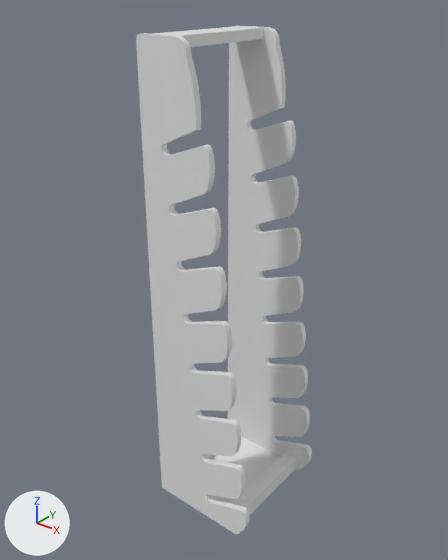
Two versions of the glTF model frontend/assets/things/models/meuble-skate.glb, one commit apart.
Both versions are drawn from a 50 mm camera at (0.935, -1.224, 1.461) aimed at (-0.033, -0.014, 0.71). Every picture has the same lights, and +X, +Y and +Z are marked at lower left. The picture after the commit comes second. Materials are left out; every surface is plain grey. Where no turn or scale is listed for an object, it has been applied to the vertices. Vertices at exactly the same position are counted once.

Names of what the first picture shows: 'Mesh_1', 'Mesh_2', 'Mesh_3', 'Mesh_4', 'fond', 'panneau-peint-chant', 'panneau-pin-chant', 'traverse-bas-avant', 'traverse-haut'.
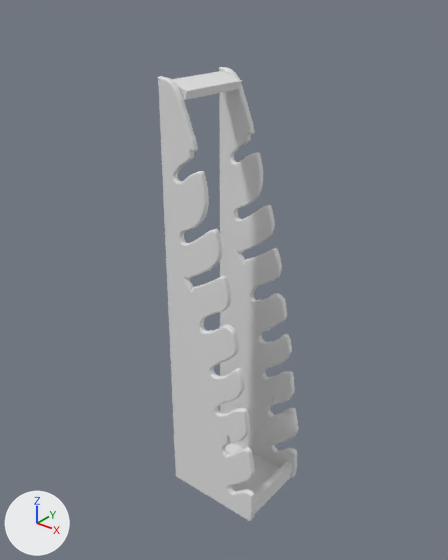
Where the newer file only moved an object's origin or applied its transform, the numbers keep the older frame.

Location of each change, (x1, y1, x2, y2) in pixels of the pictures (448 x 560 px):
'Mesh_4', deleted
    before: (136, 34, 246, 534)
'Mesh_2', deleted
    before: (228, 26, 309, 470)
'panneau-peint', now drawn
    after: (158, 76, 255, 521)
'panneau-pin', now drawn
    after: (219, 67, 299, 478)
'panneau-pin-chant', deleted
    before: (144, 33, 250, 533)
'traverse-haut', reshaped (35% narrower, 36% taller)
    before: (154, 26, 263, 47)
    after: (172, 71, 242, 100)
'panneau-peint-chant', deleted
    before: (237, 25, 312, 468)
'fond', rescaled
    before: (211, 436, 280, 504)
    after: (225, 443, 279, 493)
'traverse-bas-avant', moved, rescaled
    before: (232, 452, 296, 515)
    after: (254, 462, 291, 514)
'Mesh_3', deleted
    before: (174, 35, 250, 516)
'Mesh_1', deleted
    before: (275, 38, 311, 448)

Diff of the bpy script that builds the scene:
```diff
--- a/frontend/assets/things/models/meuble-skate.glb.py
+++ b/frontend/assets/things/models/meuble-skate.glb.py
@@ me_mesh_5 @@
-me_mesh_5.from_pydata(...)  # 8 vertices, 12 faces; spans x -0.045..0.045, y -0.16..0.16, z -0.013..0.013
-me_mesh_5.vertices[0].co = (0.045, -0.16, 0.013)  # pixel (177, 36)
-me_mesh_5.vertices[1].co = (0.045, 0.16, 0.013)  # pixel (263, 27)
-me_mesh_5.vertices[2].co = (0.045, -0.16, -0.013)
-me_mesh_5.vertices[3].co = (0.045, 0.16, -0.013)  # pixel (262, 38)
-me_mesh_5.vertices[4].co = (-0.045, 0.16, 0.013)  # pixel (235, 26)
-me_mesh_5.vertices[5].co = (-0.045, -0.16, 0.013)  # pixel (147, 33)
-me_mesh_5.vertices[6].co = (-0.045, 0.16, -0.013)
-me_mesh_5.vertices[7].co = (-0.045, -0.16, -0.013)
+me_mesh_5.from_pydata(...)  # 8 vertices, 12 faces; spans x -0.057..0.013, y -0.098..0.116, z -0.134..-0.094
+# me_mesh_5 part 1
+me_mesh_5.vertices[0].co = (0.013, -0.098, -0.113)  # pixel (186, 91)
+me_mesh_5.vertices[1].co = (0.013, 0.116, -0.113)  # pixel (241, 80)
+me_mesh_5.vertices[2].co = (0.006, -0.098, -0.134)  # pixel (185, 99)
+me_mesh_5.vertices[3].co = (0.006, 0.116, -0.134)  # pixel (239, 88)
+me_mesh_5.vertices[4].co = (-0.05, 0.116, -0.094)  # pixel (222, 70)
+me_mesh_5.vertices[5].co = (-0.05, -0.098, -0.094)
+me_mesh_5.vertices[6].co = (-0.057, 0.116, -0.115)
+me_mesh_5.vertices[7].co = (-0.057, -0.098, -0.115)
@@ me_mesh_7 @@
-me_mesh_7.from_pydata(...)  # 8 vertices, 12 faces; spans x -0.022..0.022, y -0.16..0.16, z -0.022..0.022
+me_mesh_7.from_pydata(...)  # 8 vertices, 12 faces; spans x -0.01..0.01, y -0.107..0.107, z -0.027..0.027
+# me_mesh_7 part 2: the whole mesh is scaled about its middle by (0.444, 0.669, 1.22)
@@ me_mesh_8 @@
-me_mesh_8.from_pydata(...)  # 8 vertices, 12 faces; spans x -0.1..0.1, y -0.16..0.16, z -0.006..0.006
+me_mesh_8.from_pydata(...)  # 8 vertices, 12 faces; spans x -0.122..0.122, y -0.107..0.107, z -0.007..0.007
+# me_mesh_8 part 3: the whole mesh is scaled about its middle by (1.22, 0.669, 1.25)
@@ me_mesh_1_1 @@
+me_mesh_1_1.from_pydata(...)  # 2168 vertices, 4332 faces; spans x 0.0..30.9, y -1.8..0.0, z 0.0..125.0
@@ me_mesh_0_1 @@
+me_mesh_0_1.from_pydata(...)  # 2168 vertices, 4332 faces; spans x 0.0..30.9, y -1.8..0.0, z 0.0..125.0
@@ ob_panneau_peint @@
-ob_panneau_peint = bpy.data.objects.new('panneau-peint', None)
-ob_panneau_peint.parent = ob_meubleskate
+ob_panneau_peint = bpy.data.objects.new('panneau-peint', me_mesh_0_1)
+ob_panneau_peint.parent = ob_meuble_skate_cm
 ob_panneau_peint.location = (0.0, 0.0, 0.0)
@@ ob_panneau_peint_chant @@
-ob_panneau_peint_chant = bpy.data.objects.new('panneau-peint-chant', me_mesh_0)
@@ ob_mesh_1 @@
-ob_mesh_1 = bpy.data.objects.new('Mesh_1', me_mesh_1)
@@ ob_mesh_2 @@
-ob_mesh_2 = bpy.data.objects.new('Mesh_2', me_mesh_2)
@@ ob_panneau_pin @@
-ob_panneau_pin = bpy.data.objects.new('panneau-pin', None)
-ob_panneau_pin.parent = ob_meubleskate
-ob_panneau_pin.location = (0.0, -33.8, 0.0)
+ob_panneau_pin = bpy.data.objects.new('panneau-pin', me_mesh_1_1)
+ob_panneau_pin.parent = ob_meuble_skate_cm
+ob_panneau_pin.location = (0.0, 23.2, 0.0)
@@ ob_panneau_pin_chant @@
-ob_panneau_pin_chant = bpy.data.objects.new('panneau-pin-chant', me_mesh_0)
@@ ob_mesh_3 @@
-ob_mesh_3 = bpy.data.objects.new('Mesh_3', me_mesh_3)
@@ ob_mesh_4 @@
-ob_mesh_4 = bpy.data.objects.new('Mesh_4', me_mesh_4)
@@ ob_traverse_bas_avant @@
 ob_traverse_bas_avant = bpy.data.objects.new('traverse-bas-avant', me_mesh_7)
-ob_traverse_bas_avant.location = (0.11, 0.0, 0.024)
+ob_traverse_bas_avant.location = (0.131, 0.009, 0.027)
@@ ob_fond @@
 ob_fond = bpy.data.objects.new('fond', me_mesh_8)
-ob_fond.location = (-0.005, 0.0, 0.012)
+ob_fond.location = (0.003, 0.009, 0.007)
@@ ob_meuble_skate_cm @@
+ob_meuble_skate_cm = bpy.data.objects.new('meuble-skate-cm', None)
+ob_meuble_skate_cm.parent = ob_meuble_skate
+ob_meuble_skate_cm.location = (-0.155, -0.098, 0.0)
+ob_meuble_skate_cm.scale = (0.01, 0.01, 0.01)
```
